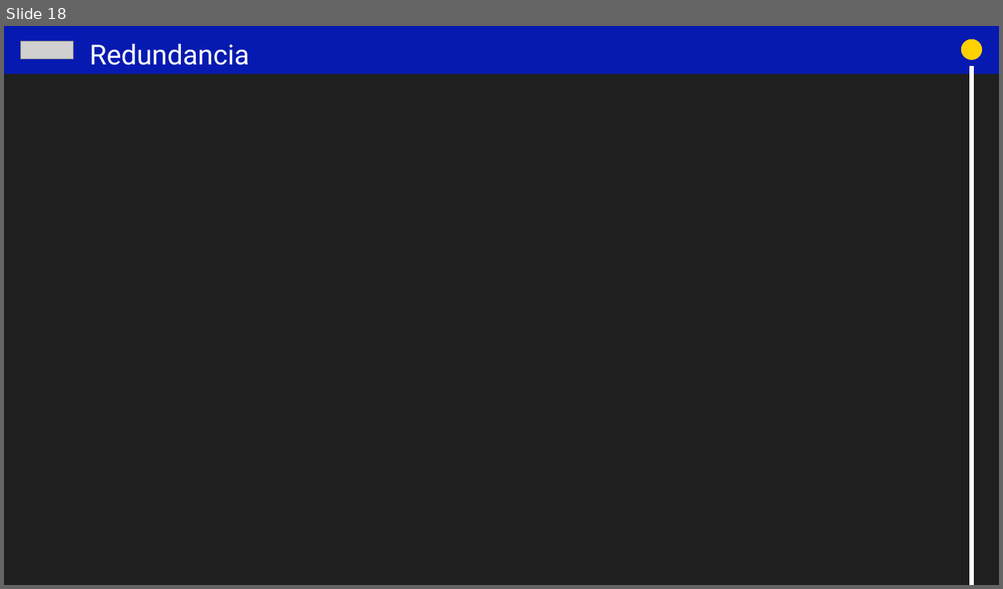
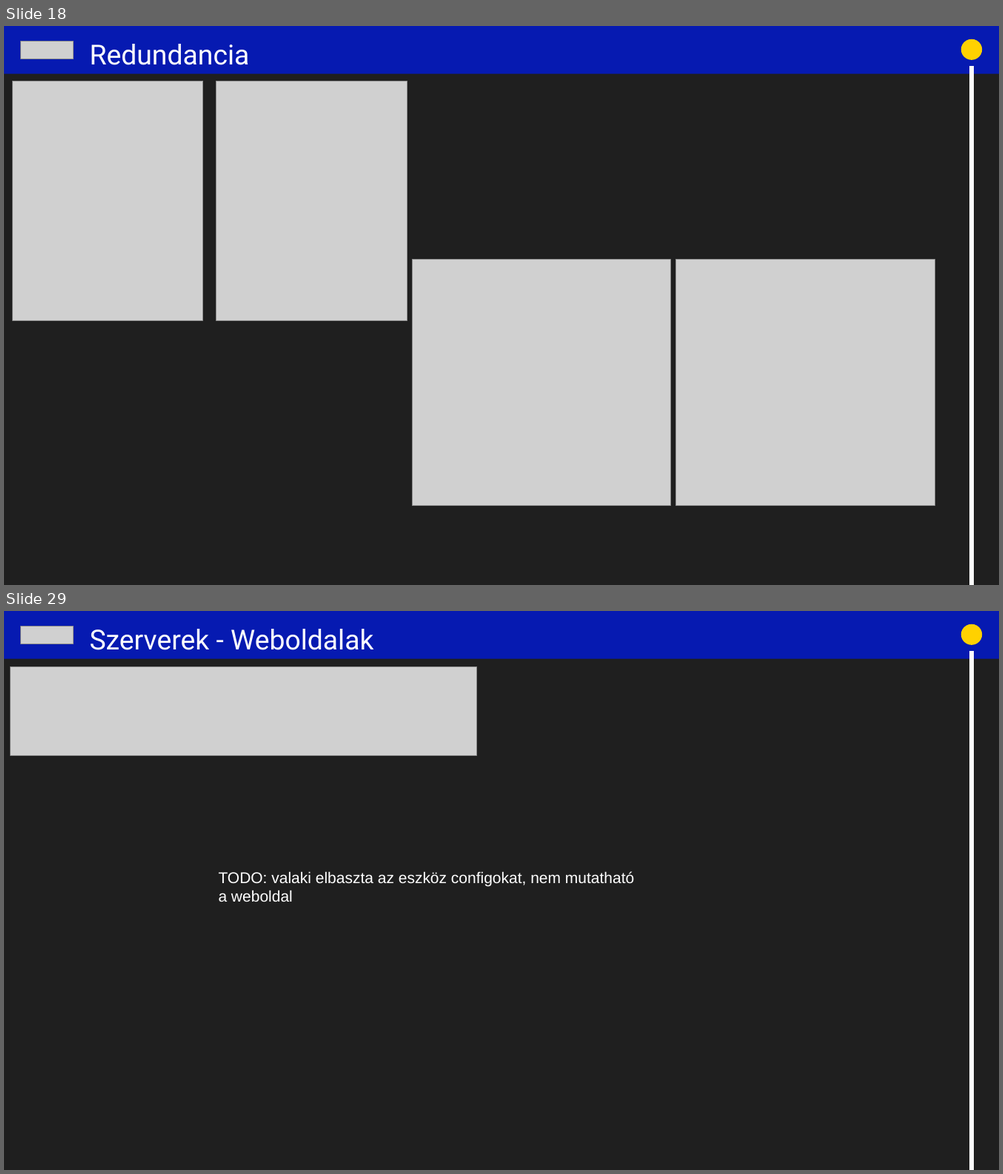
Before and after one commit to PowerRanger2130/PaceX, a slide deck: Projectmunka.pptx. Shown one above the other, each under a label of ours: slide 18 before the commit, slides 18 and 29 after it; the slides between them are not shown. The pictures are 1003x589 and 1003x1174 pixels, drawn with LibreOffice and Linux fonts; fonts in the diff are those of the drawing; grey boxes stand for pictures. Boxes give left, top, right and bottom in pixels: in the first picture for what was removed or moved away, otherwise in the second. Text is boxed around its words. In the diff, an @@ line names an element or a change of style, - is before the commit and + after.

Commit message:
config+ppt

```diff
--- a/Projectmunka.pptx
+++ b/Projectmunka.pptx
@@ slide 29 added at bbox=[4, 611, 999, 1170], background #1F1F1F @@
@@ rectangle added at bbox=[4, 611, 999, 659], fill #061AB1 @@
@@ picture added at bbox=[21, 627, 73, 644] @@
@@ text added at bbox=[90, 629, 373, 650], 32 pt, text #FEFEFE @@
+Szerverek - Weboldalak
@@ ellipse added at bbox=[961, 624, 982, 645], fill #FFD100 @@
@@ arrow added from (971, 653) to (971, 1170), #FFFFFF 5.5 pt @@
@@ picture added at bbox=[10, 667, 476, 756] @@
@@ text added at bbox=[219, 871, 634, 902], 18 pt, text #FFFFFF @@
+TODO: valaki elbaszta az eszköz configokat, nem mutatható a weboldal
@@ slide 18 changed as well @@
@@ picture added at bbox=[13, 81, 203, 321] @@
@@ picture added at bbox=[216, 81, 407, 321] @@
@@ picture added at bbox=[412, 260, 670, 506] @@
@@ picture added at bbox=[675, 260, 934, 506] @@
```
Also in this commit, not shown: 2 other slides changed, 17 other slides added, 17 slides removed, 26 other files.
